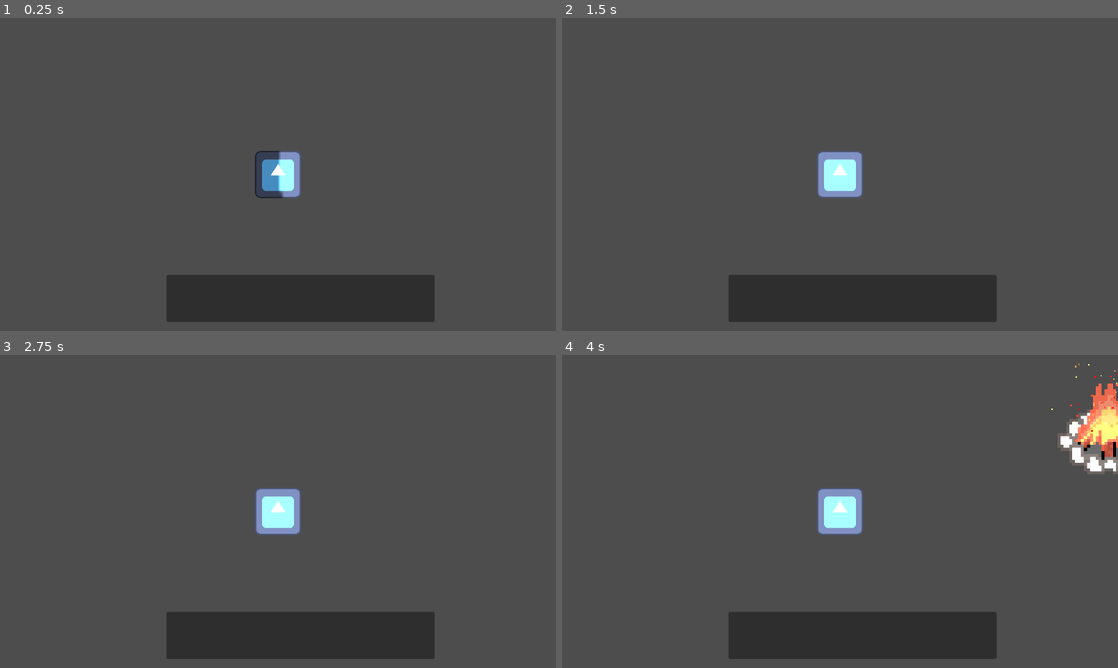
Above: before the commit, frames 1-4 (two rows, left to right).
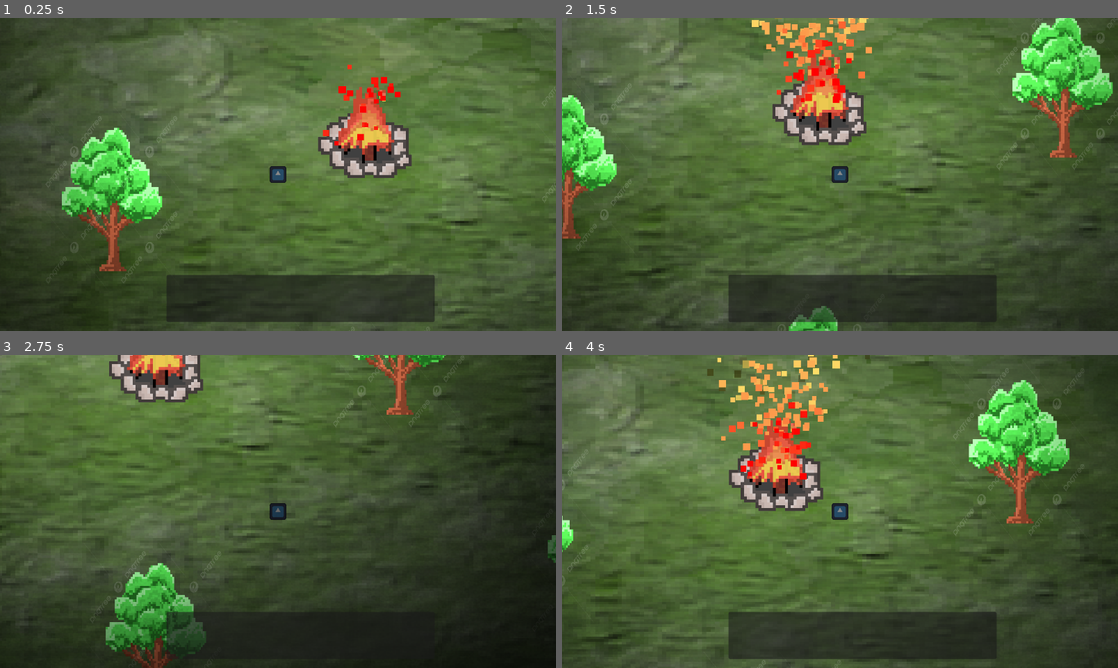
Above: after the commit, the same moments.

Repository: DaqCode/GameDevJS2025
Game: Godot game, scene res://scenes/test_area.tscn
Two runs of this game, one before a commit and one after it. Both use one fixed random seed, a clock stepped at 60 frames per second and the inputs below. The engine's default icon, where the game draws it, is replaced by a stand-in: a white triangle on a blue panel in a dark square.
Inputs:
- Up to frame 1 (0.25 s): no input
- Up to frame 2 (1.5 s): hold D (right) 0.53-1.28 s; hold S (down) from 1.28 s (still down)
- Up to frame 3 (2.75 s): release S (down) at 2.03 s; hold D (right) from 2.03 s (still down)
- Up to frame 4 (4 s): release D (right) at 2.78 s; hold W (up) 2.78-3.53 s; hold A (left) from 3.53 s (still down)

The runs differ from the first frame. In frame 1, 81% of the frame differs, in the area x 0-100%, y 0-100%; in frame 2, 84%; in frame 3, 85%; in frame 4, 85%.

Commit message:
Trees  testing and more testing

Diff:
--- a/gamedevjs2025/project.godot
+++ b/gamedevjs2025/project.godot
@@ -71,6 +71,11 @@
 "events": [Object(InputEventKey,"resource_local_to_scene":false,"resource_name":"","device":-1,"window_id":0,"alt_press …(191 unchanged characters)…
 ]
 }
+interact={
+"deadzone": 0.2,
+"events": [Object(InputEventKey,"resource_local_to_scene":false,"resource_name":"","device":-1,"window_id":0,"alt_pressed":false,"shift_pressed":false,"ctrl_pressed":false,"meta_pressed":false,"pressed":false,"keycode":0,"physical_keycode":69,"key_label":0,"unicode":101,"location":0,"echo":false,"script":null)
+]
+}
 
 [rendering]
 
--- /dev/null
+++ b/gamedevjs2025/scenes/assets/campfire/campfire.gd
@@ -0,0 +1,9 @@
+extends StaticBody2D
+
+func _on_campfire_interract_body_entered(body:Node2D) -> void:
+	if body.name == "Bron":
+		print("You can now interact player")
+
+func _on_campfire_interract_body_exited(body: Node2D) -> void:
+	if body.name == "Bron":
+		print("You no longer can interact player")
--- a/gamedevjs2025/scenes/assets/campfire.tscn
+++ b/gamedevjs2025/scenes/assets/campfire/campfire.tscn
@@ -1,25 +1,8 @@
 [gd_scene load_steps=9 format=3 uid="uid://v4rjai458d82"]
 
 [ext_resource type="Texture2D" uid="uid://bbaymxyveihos" path="res://art/campfire/testCampfire.png" id="1_vhsok"]
-[ext_resource type="Texture2D" uid="uid://dvv3dkkmdcuf1" path="res://art/campfire/whiteOval.png" id="2_k5uvh"]
-
-[sub_resource type="SpriteFrames" id="SpriteFrames_k5uvh"]
-animations = [{
-"frames": [{
-"duration": 1.0,
-"texture": ExtResource("1_vhsok")
-}],
-"loop": true,
-"name": &"default",
-"speed": 5.0
-}]
-
-[sub_resource type="CircleShape2D" id="CircleShape2D_iudvd"]
-radius = 350.892
-
-[sub_resource type="CapsuleShape2D" id="CapsuleShape2D_oyu63"]
-radius = 450.0
-height = 1650.0
+[ext_resource type="Script" uid="uid://dfn21imcakt7m" path="res://scenes/assets/campfire/campfire.gd" id="2_iudvd"]
+[ext_resource type="Texture2D" uid="uid://u0p3scasmocm" path="res://art/campfire/randomOval.png" id="2_k5uvh"]
 
 [sub_resource type="Gradient" id="Gradient_vhsok"]
 offsets = PackedFloat32Array(0.0693069, 0.30099, 0.526733, 0.790099, 0.89703, 1)
@@ -38,20 +21,43 @@
 initial_velocity_min = 300.0
 initial_velocity_max = 581.75
 gravity = Vector3(0, -10, 0)
-scale_min = 0.5
+scale_min = 2.0
+scale_max = 4.0
 scale_over_velocity_max = 221.25
 color_ramp = SubResource("GradientTexture1D_k5uvh")
 
-[node name="Campfire" type="AnimatedSprite2D"]
-modulate = Color(0.695503, 0.695503, 0.695503, 1)
+[sub_resource type="CircleShape2D" id="CircleShape2D_iudvd"]
+radius = 400.0
+
+[sub_resource type="CapsuleShape2D" id="CapsuleShape2D_oyu63"]
+radius = 1125.0
+height = 2250.0
+
+[node name="Campfire" type="StaticBody2D"]
 visibility_layer = 2
 scale = Vector2(0.04, 0.04)
-sprite_frames = SubResource("SpriteFrames_k5uvh")
+script = ExtResource("2_iudvd")
 
-[node name="CampfireCollision" type="Area2D" parent="."]
+[node name="PointLight2D" type="PointLight2D" parent="."]
+scale = Vector2(18, 13.59)
+energy = 25.0
+texture = ExtResource("2_k5uvh")
 
-[node name="CampfireCollisionShape" type="CollisionShape2D" parent="CampfireCollision"]
-position = Vector2(0, 75)
+[node name="CampfireOverlay" type="Sprite2D" parent="."]
+light_mask = 0
+texture = ExtResource("1_vhsok")
+
+[node name="CampfireAshes" type="GPUParticles2D" parent="."]
+light_mask = 0
+position = Vector2(0, -250)
+scale = Vector2(2, 2)
+amount = 150
+lifetime = 1.5
+randomness = 0.4
+process_material = SubResource("ParticleProcessMaterial_vhsok")
+
+[node name="CampfireCollisionShape" type="CollisionShape2D" parent="."]
+position = Vector2(0, 50)
 shape = SubResource("CircleShape2D_iudvd")
 
 [node name="CampfireInterract" type="Area2D" parent="."]
@@ -62,17 +68,5 @@
 shape = SubResource("CapsuleShape2D_oyu63")
 debug_color = Color(0.998383, 0.750268, 0.37792, 0.42)
 
-[node name="CampfireAshes" type="GPUParticles2D" parent="."]
-position = Vector2(0, -250)
-scale = Vector2(2, 2)
-amount = 150
-lifetime = 1.5
-randomness = 0.4
-process_material = SubResource("ParticleProcessMaterial_vhsok")
-
-[node name="PointLight2D" type="PointLight2D" parent="."]
-position = Vector2(0, -1000)
-scale = Vector2(40, 87.5)
-color = Color(0.344076, 0.344076, 0.344076, 1)
-energy = 4.0
-texture = ExtResource("2_k5uvh")
+[connection signal="body_entered" from="CampfireInterract" to="." method="_on_campfire_interract_body_entered"]
+[connection signal="body_exited" from="CampfireInterract" to="." method="_on_campfire_interract_body_exited"]
--- /dev/null
+++ b/gamedevjs2025/scenes/assets/trees/tree_types.gd
@@ -0,0 +1,104 @@
+extends StaticBody2D
+
+var rng := RandomNumberGenerator.new()
+
+enum TreeTypes{
+	TREE_1,
+	TREE_2,
+	TREE_3
+}
+
+var tree_type := TreeTypes.TREE_1
+
+var tree_data = {
+
+	TreeTypes.TREE_1: {
+		"seed_drops": [0.15,0.85],
+		"seed_value": [0,1],
+		"plank_drops": [0.35,0.35,0.30],
+		"plank_value": [3,4,5],
+		"regrow_min": 15,
+		"regrow_max": 20
+	},
+
+	TreeTypes.TREE_2: {
+		"seed_drops": [0.10,0.90],
+		"seed_value": [1,2],
+		"plank_drops": [0.40, 0.50,0.10],
+		"plank_value": [3,5,8],
+		"regrow_min": 20,
+		"regrow_max": 30
+
+	},
+
+	TreeTypes.TREE_3: {
+		"seed_drops": [0.50, 0.35, 0.15],
+		"seed_value": [3, 2, 1],
+		"plank_drops": [1.0],
+		"plank_value": [7],
+		"regrow_min": 30,
+		"regrow_max": 60
+	},
+}
+
+func _ready() -> void:
+	rng.randomize()
+	var roll = rng.randf()
+	if roll < 0.6:
+		tree_type = TreeTypes.TREE_1
+	elif roll < 0.9:
+		tree_type = TreeTypes.TREE_2
+	else:
+		tree_type = TreeTypes.TREE_3
+
+func get_tree_name(tree_enum: int) -> String:
+	match tree_enum:
+		TreeTypes.TREE_1:
+			return "Tree Type 1"
+		TreeTypes.TREE_2:
+			return "Tree Type 2"
+		TreeTypes.TREE_3:
+			return "Tree Type 3"
+		_:
+			return "What the heck is this"
+
+func chop_tree() -> void:
+	var data = tree_data[tree_type]
+
+	# SEEDS
+	var seed_roll = rng.randf()
+	var seed_amount = 0
+	var seed_probs = data["seed_drops"]
+	for i in range(seed_probs.size()):
+		seed_roll -= seed_probs[i]
+		if seed_roll <=0:
+			seed_amount = i
+			break
+
+	# PLANKS
+	var plank_roll = rng.randf()
+	var plank_amount = 0
+	var plank_prob = data["plank_value"]
+	for i in range(plank_prob.size()):
+		plank_roll -= plank_prob[i]
+		if plank_roll <= 0:
+			plank_amount = i
+			break
+
+	# FOR DEBUGGING PURPOSES
+	var seed_value = data["seed_value"][seed_amount]
+	var plank_value = data["plank_value"][plank_amount]
+
+	print("CHOPPING: %s" % get_tree_name(tree_type))
+	print("Dropped Seeds: %d, Planks: %d" % [seed_value, plank_value])
+# 	var wait_time = rng.randf_range(data["regrow_min"], data["regrow_max"])
+
+
+func _on_tree_interraction_body_entered(body:Node2D) -> void:
+	if body.name == "Bron":
+		chop_tree()
+		print("Assume tree progress got killed, unless it is chopped down and queue_free is called...")
+
+func _on_tree_interraction_body_exited(body:Node2D) -> void:
+	if body.name == "Bron":
+		print("Begin chopping tree")
--- /dev/null
+++ b/gamedevjs2025/scenes/assets/trees/tree_types.tscn
@@ -0,0 +1,38 @@
+[gd_scene load_steps=5 format=3 uid="uid://8g4c38tka1yf"]
+
+[ext_resource type="Script" uid="uid://bchl8r4rhawwu" path="res://scenes/assets/trees/tree_types.gd" id="1_6j25m"]
+[ext_resource type="Texture2D" uid="uid://grupha1cmku5" path="res://art/tree/treetest.png" id="1_7coxb"]
+
+[sub_resource type="CapsuleShape2D" id="CapsuleShape2D_7coxb"]
+radius = 7.0
+height = 38.0
+
+[sub_resource type="CapsuleShape2D" id="CapsuleShape2D_17iq3"]
+radius = 2.0
+height = 14.0
+
+[node name="TreeTypes" type="StaticBody2D"]
+modulate = Color(0.0588235, 0.0588235, 0.0588235, 1)
+script = ExtResource("1_6j25m")
+
+[node name="TreeTexture" type="Sprite2D" parent="."]
+position = Vector2(-9.53674e-07, 5.96046e-08)
+scale = Vector2(0.065, 0.0825)
+texture = ExtResource("1_7coxb")
+
+[node name="TreeInterraction" type="Area2D" parent="."]
+
+[node name="TreeCollision" type="CollisionShape2D" parent="TreeInterraction"]
+position = Vector2(0, 33)
+rotation = 1.5708
+shape = SubResource("CapsuleShape2D_7coxb")
+
+[node name="TreeCollisionShape" type="CollisionShape2D" parent="."]
+position = Vector2(0, 35)
+rotation = 1.5708
+shape = SubResource("CapsuleShape2D_17iq3")
+
+[node name="RegrowTime" type="Timer" parent="."]
+
+[connection signal="body_entered" from="TreeInterraction" to="." method="_on_tree_interraction_body_entered"]
+[connection signal="body_exited" from="TreeInterraction" to="." method="_on_tree_interraction_body_exited"]
--- a/gamedevjs2025/scenes/characters/bron/bron.tscn
+++ b/gamedevjs2025/scenes/characters/bron/bron.tscn
@@ -23,9 +23,12 @@
 height = 28.0
 
 [node name="Bron" type="CharacterBody2D"]
+modulate = Color(0.0214346, 0.0214346, 0.0214346, 1)
 texture_filter = 1
 texture_repeat = 1
+scale = Vector2(0.35, 0.35)
 script = ExtResource("1_mtsbh")
+speed = 75
 
 [node name="BronSprite" type="AnimatedSprite2D" parent="."]
 scale = Vector2(0.1875, 0.191406)
@@ -42,3 +45,5 @@
 [node name="Camera" type="Camera2D" parent="."]
 zoom = Vector2(4, 4)
 position_smoothing_speed = 10.0
+
+[node name="AxeChopping" type="Timer" parent="."]
--- a/gamedevjs2025/scenes/test_area.tscn
+++ b/gamedevjs2025/scenes/test_area.tscn
@@ -1,10 +1,10 @@
-[gd_scene load_steps=5 format=3 uid="uid://dfafvjt73d4f0"]
+[gd_scene load_steps=6 format=3 uid="uid://dfafvjt73d4f0"]
 
+[ext_resource type="Texture2D" uid="uid://j0kj4m454kja" path="res://art/background/backgroundthinggy.png" id="1_a0f05"]
 [ext_resource type="PackedScene" uid="uid://uhlblrwdub6m" path="res://scenes/characters/bron/bron.tscn" id="2_f0p7x"]
-[ext_resource type="PackedScene" uid="uid://v4rjai458d82" path="res://scenes/assets/campfire.tscn" id="3_a0f05"]
+[ext_resource type="PackedScene" uid="uid://v4rjai458d82" path="res://scenes/assets/campfire/campfire.tscn" id="3_a0f05"]
 [ext_resource type="PackedScene" uid="uid://dac8aowpc3jge" path="res://scenes/inventory_screen.tscn" id="3_vtm10"]
-
-[sub_resource type="OccluderPolygon2D" id="OccluderPolygon2D_vtm10"]
+[ext_resource type="PackedScene" uid="uid://8g4c38tka1yf" path="res://scenes/assets/trees/tree_types.tscn" id="5_xnrqy"]
 
 [node name="TestArea" type="Control"]
 layout_mode = 3
@@ -14,16 +14,44 @@
 grow_horizontal = 2
 grow_vertical = 2
 
+[node name="TextureRect" type="TextureRect" parent="."]
+modulate = Color(0.0338533, 0.0338533, 0.0338533, 1)
+layout_mode = 1
+anchors_preset = 15
+anchor_right = 1.0
+anchor_bottom = 1.0
+grow_horizontal = 2
+grow_vertical = 2
+texture = ExtResource("1_a0f05")
+
 [node name="Campfire" parent="." instance=ExtResource("3_a0f05")]
 visibility_layer = 1
 position = Vector2(672, 279)
 
 [node name="Bron" parent="." instance=ExtResource("2_f0p7x")]
-position = Vector2(220, 321)
-speed = 300
+position = Vector2(627, 300)
 
 [node name="InventoryScreen" parent="Bron" instance=ExtResource("3_vtm10")]
 
-[node name="LightOccluder2D" type="LightOccluder2D" parent="."]
-position = Vector2(520, 274)
-occluder = SubResource("OccluderPolygon2D_vtm10")
+[node name="Trees" type="Node" parent="."]
+
+[node name="TreeTypes" parent="." instance=ExtResource("5_xnrqy")]
+position = Vector2(448, 212)
+
+[node name="TreeTypes2" parent="." instance=ExtResource("5_xnrqy")]
+position = Vector2(600, 115)
+
+[node name="TreeTypes3" parent="." instance=ExtResource("5_xnrqy")]
+position = Vector2(890, 167)
+
+[node name="TreeTypes4" parent="." instance=ExtResource("5_xnrqy")]
+position = Vector2(901, 377)
+
+[node name="TreeTypes5" parent="." instance=ExtResource("5_xnrqy")]
+position = Vector2(672, 422)
+
+[node name="TreeTypes6" parent="." instance=ExtResource("5_xnrqy")]
+position = Vector2(798, 271)
+
+[node name="TreeTypes7" parent="." instance=ExtResource("5_xnrqy")]
+position = Vector2(541, 313)
Binary file added: gamedevjs2025/art/background/backgroundthinggy.png
Not shown, added: gamedevjs2025/art/background/backgroundthinggy.png.import
Binary file added: gamedevjs2025/art/campfire/randomOval.png
Not shown, added: gamedevjs2025/art/campfire/randomOval.png.import
Binary file removed: gamedevjs2025/art/campfire/whiteOval.png
Binary file added: gamedevjs2025/art/tree/treetest.png
Not shown, changed: gamedevjs2025/art/tree/treetest.png.import
Not shown, added: gamedevjs2025/scenes/assets/campfire/campfire.gd.uid
Not shown, added: gamedevjs2025/scenes/assets/trees/tree_types.gd.uid
